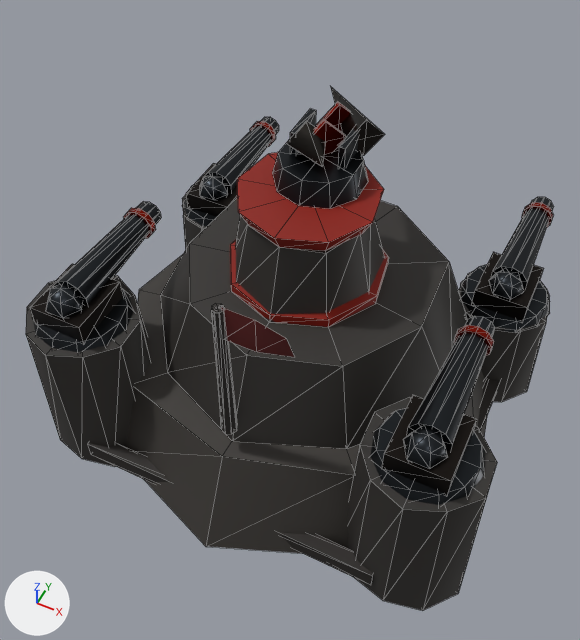
One commit to the glTF model public/gltf/boss-islewrath.glb: the scene before it, then after it.
One viewpoint serves both versions: a camera (50 mm lens) standing at (0.81, -1.74, 2.8) and looking at (-0.15, 0.17, 0.41). Every picture has the same lights, and +X, +Y and +Z are marked at lower left. The older version comes first. Mesh edges are drawn as thin lines. Where no turn or scale is listed for an object, it has been applied to the vertices. Vertices at exactly the same position are counted once.

The first picture shows 'boss-gun-mesh-gun_t1', 'boss-gun-mesh-gun_t2', 'boss-gun-mesh-gun_t3', 'boss-gun-mesh-gun_t4', 'boss-island-mesh', 'boss-laser-mesh'.
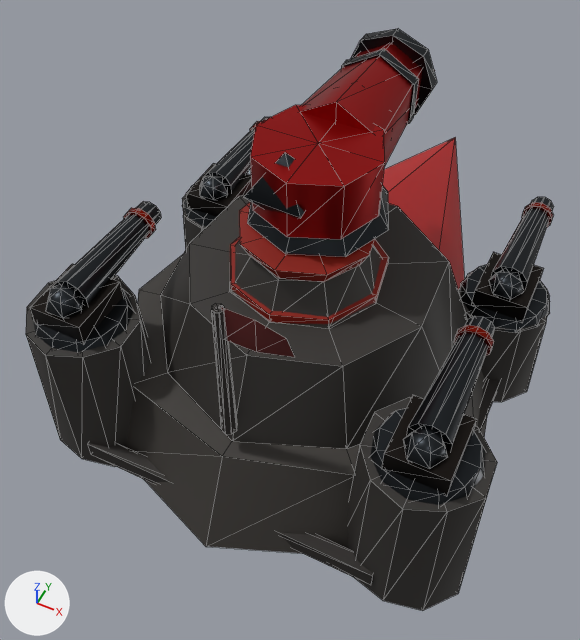
The change in detail:
me_mesh_0 is used by ob_boss_island_mesh; location (0.0, 0.0, 0.0).
me_mesh_0 had 271 vertices, 440 faces and spanned x -0.81..0.81, y -0.76..0.72, z 0.24..1.26.
me_mesh_0 now has 265 vertices, 442 faces and spans x -0.81..0.81, y -0.76..1.82, z -0.16..1.26.
Part 1, on me_mesh_0:
9 vertices are removed from x -0.25..0.24, y -0.2..0.14, z 0.92..1.18.
36 faces are deleted.
23 vertices in x -0.23..0.23, y -0.23..0.22, z 1.18..1.24 move by (0.0, 0.0, -0.13).
7 vertices move from x -0.09..0.14, y -0.2..0.25, z 0.92..1.18 to x -0.09..0.13, y -0.21..0.24, z 0.92..1.05.
21 vertices are added at x -0.44..0.46, y -0.21..1.82, z -0.16..1.05.
54 new faces join them.
Other edits to the shape of me_mesh_0 do not show in these pictures.
me_mesh_2 is used by ob_boss_laser_mesh; location (0.0, 0.08, 1.25).
me_mesh_2 had 72 vertices, 112 faces and spanned x -0.143..0.152, y -0.15..0.296, z -0.01..0.185.
me_mesh_2 now has 120 vertices, 184 faces and spans x -0.24..0.24, y -0.24..0.717, z -0.01..0.33.
me_mesh_2 part 2: the loose piece of 24 vertices spanning x -0.143..0.143, y -0.15..0.15, z -0.01..0.07 is rebuilt with 20 vertices and now spans x -0.24..0.24, y -0.24..0.24, z 0.0..0.06.
me_mesh_2 part 3: a new loose piece of 20 vertices spanning x -0.21..0.21, y -0.23..0.19, z 0.06..0.26, in mat_boss_gun.
me_mesh_2 part 4: a new loose piece of 20 vertices spanning x -0.16..0.16, y 0.555..0.605, z 0.0..0.32, in mat_boss_gun.
me_mesh_2 part 5: a new loose piece of 16 vertices spanning x -0.147..0.147, y 0.1..0.6, z -0.01..0.33, in mat_boss_gun.
me_mesh_2 part 6: a new loose piece of 16 vertices spanning x -0.13..0.13, y 0.44..0.48, z 0.01..0.31, in mat_boss_gun.
me_mesh_2 part 7: the loose piece of 10 vertices spanning x -0.056..0.056, y 0.064..0.176, z 0.045..0.185 is deleted.
me_mesh_2 part 8: the loose piece of 10 vertices spanning x -0.056..0.056, y -0.036..0.076, z 0.045..0.185 is deleted.
me_mesh_2 part 9: the loose piece of 8 vertices spanning x -0.09..-0.07, y -0.03..0.11, z 0.055..0.145 is deleted.
me_mesh_2 part 10: the loose piece of 8 vertices spanning x 0.07..0.09, y -0.03..0.11, z 0.055..0.145 is deleted.
me_mesh_2 part 11: the loose piece of 6 vertices spanning x -0.095..0.049, y -0.099..0.045, z 0.05..0.18 is deleted.
me_mesh_2 part 12: 6 vertices removed from x -0.106..0.152, y 0.038..0.296, z 0.05..0.18; 6 vertices added at x -0.141..0.049, y -0.239..-0.049, z 0.03..0.29.
Other edits to the shape of me_mesh_2 do not show in these pictures.
Object 'boss-laser-mesh' (ob_boss_laser_mesh) moves from (0.0, 0.08, 1.25) to (0.0, 0.08, 1.12).

What differs and where, as boxes (x1, y1, x2, y2) in the pictures (580 x 640 px; the box of a moved part takes in the faces that stretch with it):
'boss-island-mesh', reshaped
    before: (26, 152, 550, 611)
    after: (26, 138, 550, 611)
'boss-laser-mesh', reshaped, moved (71% wider, 85% taller)
    before: (272, 86, 385, 209)
    after: (243, 29, 437, 257)
part 1 of me_mesh_0, moved or reshaped
    before: (235, 152, 388, 324)
    after: (229, 138, 465, 329)
part 2 of me_mesh_2, rebuilt
    before: (272, 141, 368, 209)
    after: (247, 185, 389, 257)
part 3 of me_mesh_2, added (red)
    after: (250, 105, 385, 239)
part 4 of me_mesh_2, added
    after: (351, 29, 437, 115)
part 5 of me_mesh_2, added (red)
    after: (300, 43, 422, 167)
part 6 of me_mesh_2, added
    after: (341, 49, 419, 124)
part 7 of me_mesh_2, deleted (red)
    before: (315, 102, 350, 132)
part 8 of me_mesh_2, deleted
    before: (314, 119, 345, 154)
part 9 of me_mesh_2, deleted
    before: (290, 109, 316, 155)
part 10 of me_mesh_2, deleted
    before: (338, 128, 359, 170)
part 11 of me_mesh_2, deleted
    before: (286, 121, 326, 167)
part 12 of me_mesh_2, moved or reshaped
    before: (330, 86, 385, 156)
    after: (243, 153, 304, 219)
